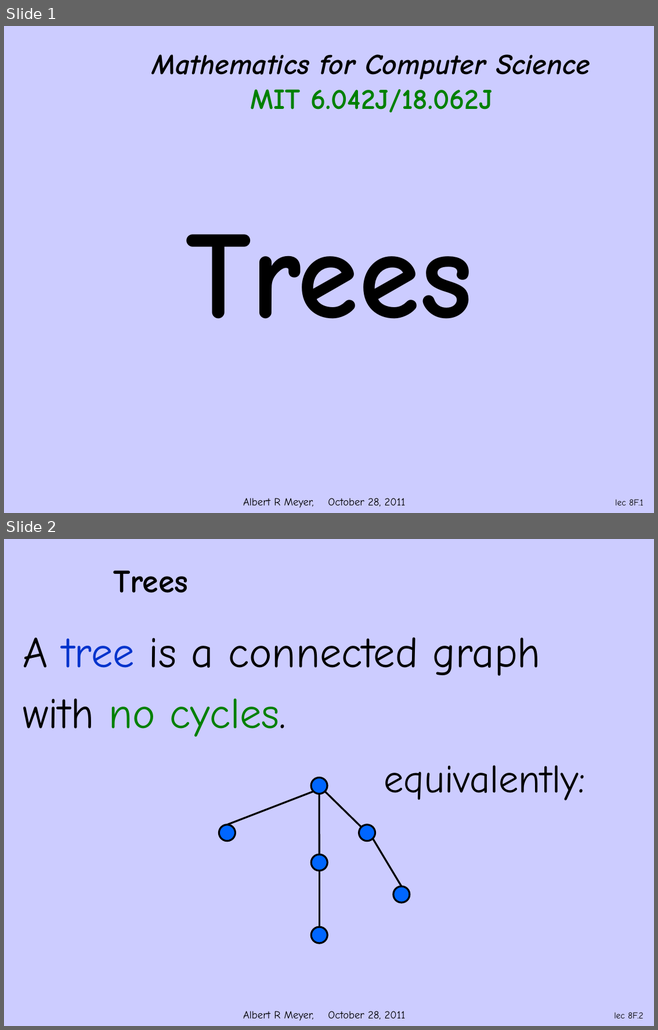
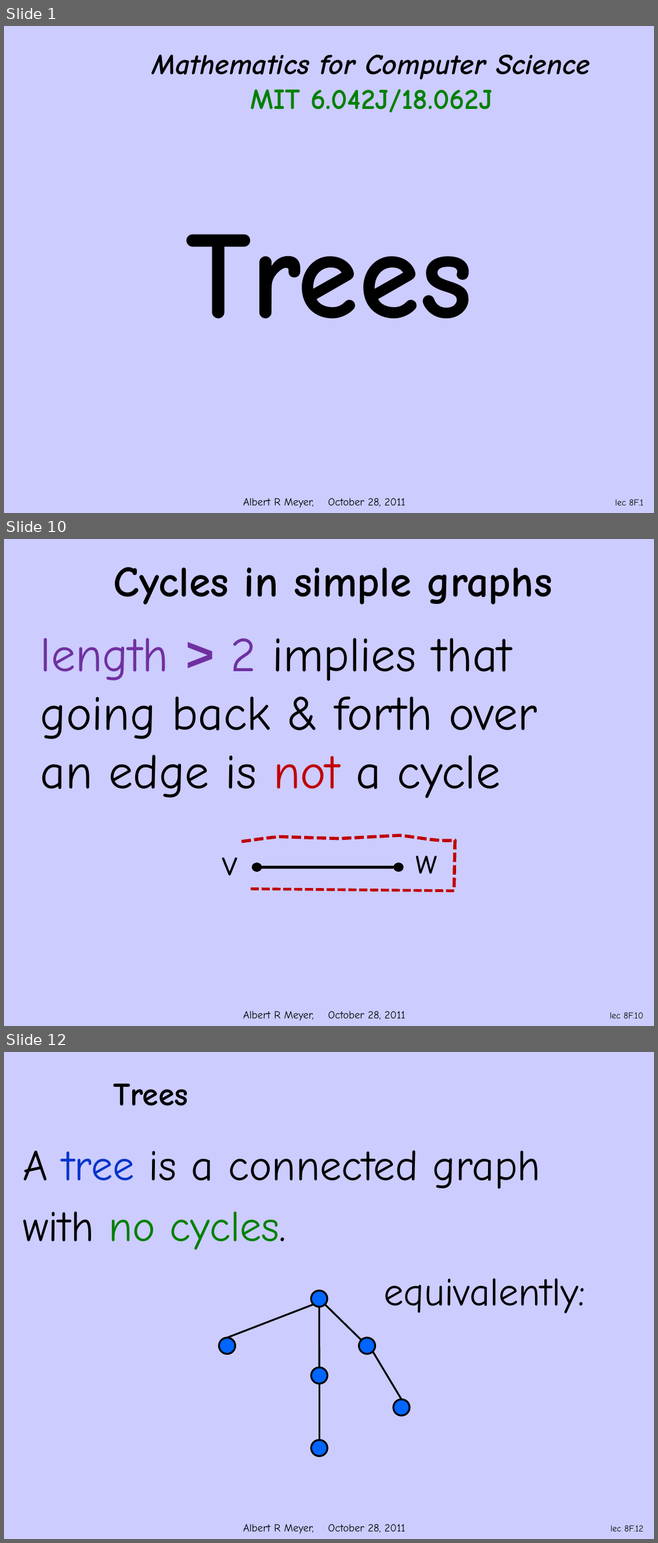
Before and after one commit to armeyer/mcs_web, a slide deck: fall11/slidesF11/slides9m.pptx. Shown one above the other, each under a label of ours: slides 1 and 2 before the commit, slides 1, 10 and 12 after it; the slides between them are not shown. The pictures are 658x1030 and 658x1543 pixels, drawn with LibreOffice and Linux fonts; fonts in the diff are those of the drawing; background and template pictures are left out. Boxes give left, top, right and bottom in pixels: in the first picture for what was removed or moved away, otherwise in the second. Text is boxed around its words. In the diff, an @@ line names an element or a change of style, - is before the commit and + after.

```diff
--- a/fall11/slidesF11/slides9m.pptx
+++ b/fall11/slidesF11/slides9m.pptx
@@ slide 10 added at [4,539,654,1026], background #CCCCFF; not listed: 1 template element that a slide beside it also shows @@
@@ title added at [114,567,552,605], 48 pt, text #000000, bold @@
+Cycles in simple graphs
@@ text added at [41,638,536,798], 54 pt, text #000000 @@
+length > 2 implies that
+going back & forth over
+an edge is not a cycle
@@ freeform shape added at [242,820,459,907], outline #C00000 3.5 pt dashed @@
@@ group added at [223,856,437,876]: 2 texts, 2 ellipses, 1 line @@
+w
+v
@@ line added from (454, 891) to (248, 889), #C00000 3 pt dashed @@
@@ page number added at [610,1012,643,1019], 10 pt, text #000000 @@
+lec 8F.10
@@ what was slide 2 is now slide 12 @@
@@ page number at [610,1525,643,1532]: text changed @@
-lec 8F.2
+lec 8F.12
```
Also in this commit, not shown: 8 slides changed, 9 other slides added, 10 other files.
